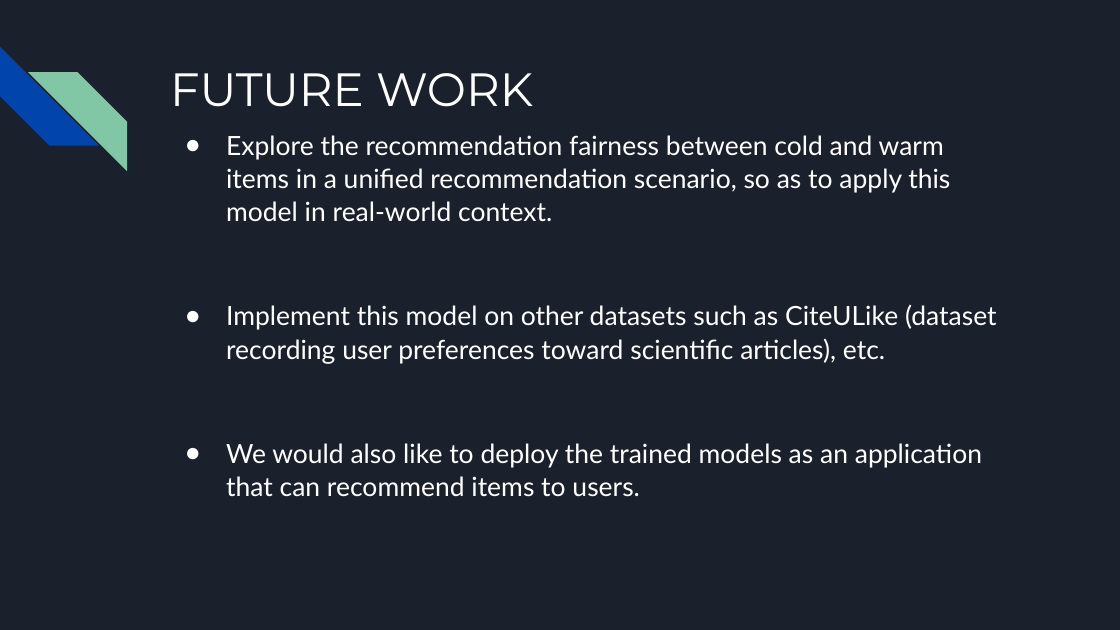
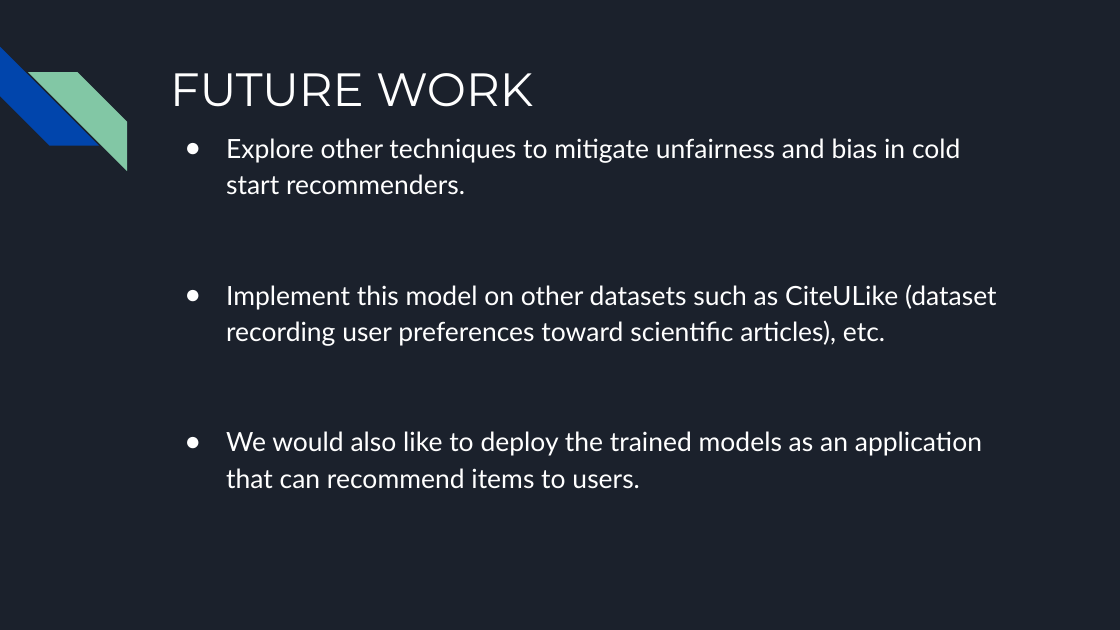
Before and after one commit to nikhilvenkatkumsetty/Mitigating-Unfairness-and-Bias-in-Cold-Start-Recommenders, a slide deck: slide 19 of MIDSEM and ENDSEM Presentations/IT458-IR_Endsem_Team-17_Nikhil_Amith.pptx. Drawn at 1120x630 pixels with LibreOffice and Linux fonts; fonts in the diff are those of the drawing. Boxes give left, top, right and bottom in pixels: in the first picture for what was removed or moved away, otherwise in the second. Text is boxed around its words. In the diff, an @@ line names an element or a change of style, - is before the commit and + after.

```diff
--- a/MIDSEM and ENDSEM Presentations/IT458-IR_Endsem_Team-17_Nikhil_Amith.pptx
+++ b/MIDSEM and ENDSEM Presentations/IT458-IR_Endsem_Team-17_Nikhil_Amith.pptx
@@ text at <box>226,138,960,195</box>: text changed @@
-● Explore the recommendation fairness between cold and warm items in a unified recommendation scenario, so as to apply this model in real-world context.
+● Explore other techniques to mitigate unfairness and bias in cold start recommenders.
@@ text at <box>226,285,997,489</box>: line spacing 1.05 to 1.15 @@
```
Also in this commit, not shown: 10 other slides changed, 1 slide added, 1 slide removed, 1 other file.
